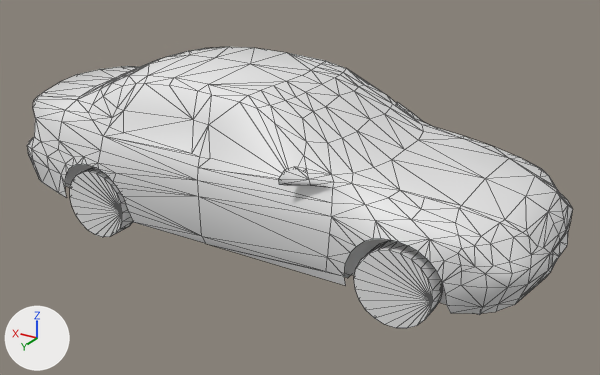
Renders of the OBJ model SpeedTest/public/models/car.obj from each side of a commit.
One viewpoint serves both versions: a 50 mm camera at (-3.57, 5.62, 2.53) aimed at (-0.2, 0.01, -0.27). Lighting does not change. The marker at lower left points along +X, +Y and +Z. Mesh edges are drawn as thin lines. Materials are left out; every surface is plain grey. Where no turn or scale is listed for an object, it has been applied to the vertices. Vertices at the same position are counted once.

Names of what the first picture shows: 'car'.
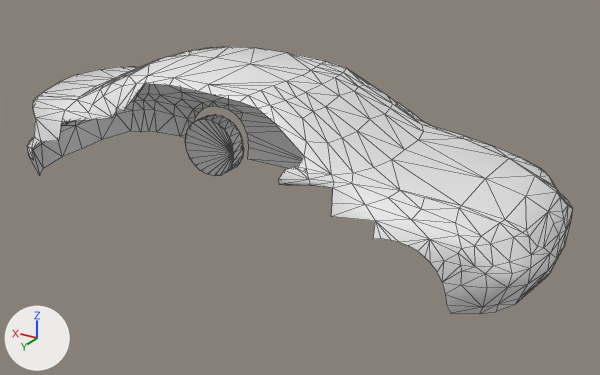
Where the change shows, as pixel boxes [x1, y1, x2, y2] in the pictures (600 x 375 px):
'car', reshaped
    before: [27, 47, 573, 328]
    after: [27, 47, 573, 314]
part 1 of me_car, deleted
    before: [65, 164, 568, 328]
part 2 of me_car, deleted
    before: [29, 84, 375, 286]

The change, as a list of edits to the scene's bpy script:
```text
Change me_car:
    used by ob_car; location = (0.0, 0.0, 0.0)
    remove me_car.from_pydata(...)  # 949 vertices, 1526 faces; spans x -2.42..2.42, y -1.0..1.0, z -0.74..0.74
    add me_car.from_pydata(...)  # 535 vertices, 875 faces; spans x -2.39..2.42, y -1.0..1.0, z -0.74..0.74
    me_car part 1: 16 loose pieces with 361 vertices, spanning x -2.42..2.26, y -0.77..0.91, z -0.74..0.49, are deleted
    me_car part 2
    53 vertices are removed from x -1.28..2.15, y 0.77..0.94, z -0.55..0.46
    101 faces are deleted
```
